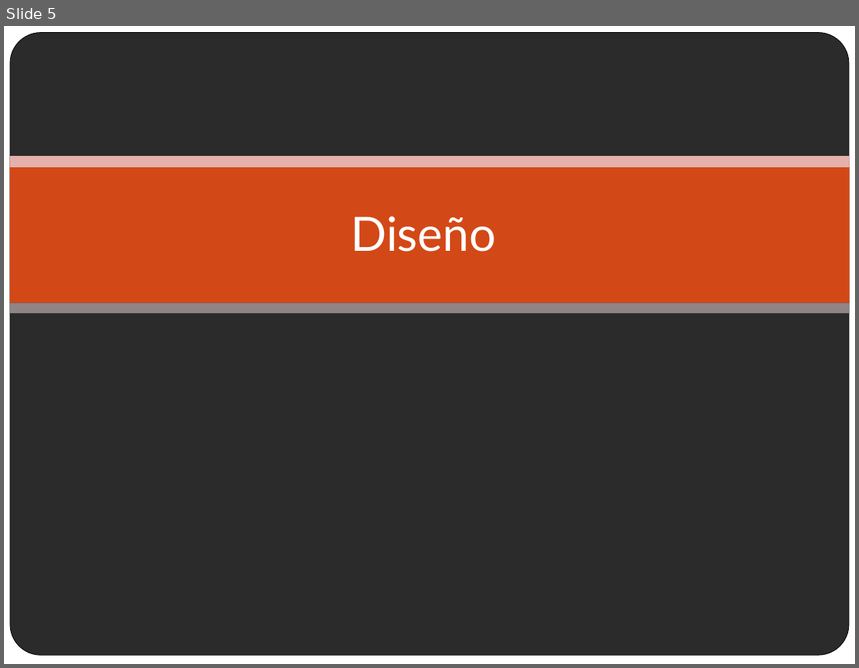
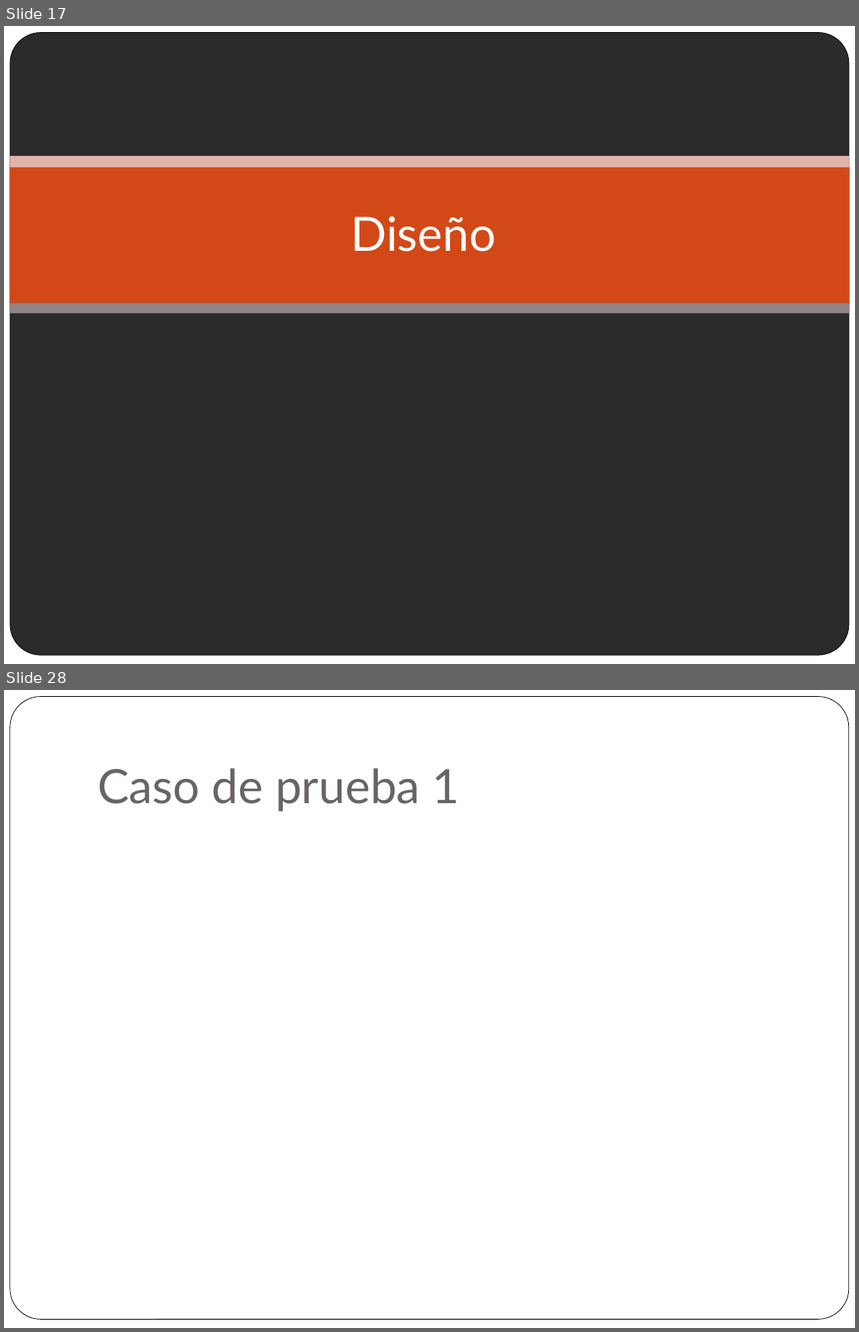
Before and after one commit to paredero/optimizadorga, a slide deck: docs/presentacion.pptx. Shown one above the other, each under a label of ours: slide 5 before the commit, slides 17 and 28 after it; the slides between them are not shown. The pictures are 859x668 and 859x1332 pixels, drawn with LibreOffice and Linux fonts; fonts in the diff are those of the drawing; background and template pictures are left out; a plain dark background stands for a picture behind light text. Boxes give left, top, right and bottom in pixels: in the first picture for what was removed or moved away, otherwise in the second. Text is boxed around its words. In the diff, an @@ line names an element or a change of style, - is before the commit and + after.

```diff
--- a/docs/presentacion.pptx
+++ b/docs/presentacion.pptx
@@ slide 28 added at [4,690,855,1328], background #FFFFFF; not listed: 1 template element that a slide beside it also shows @@
@@ title added at [97,768,460,812], 40 pt, text #696464 @@
+Caso de prueba 1
@@ what was slide 5 is now slide 17 @@
```
Also in this commit, not shown: 24 other slides added, 1 slide removed, 1 other file.
